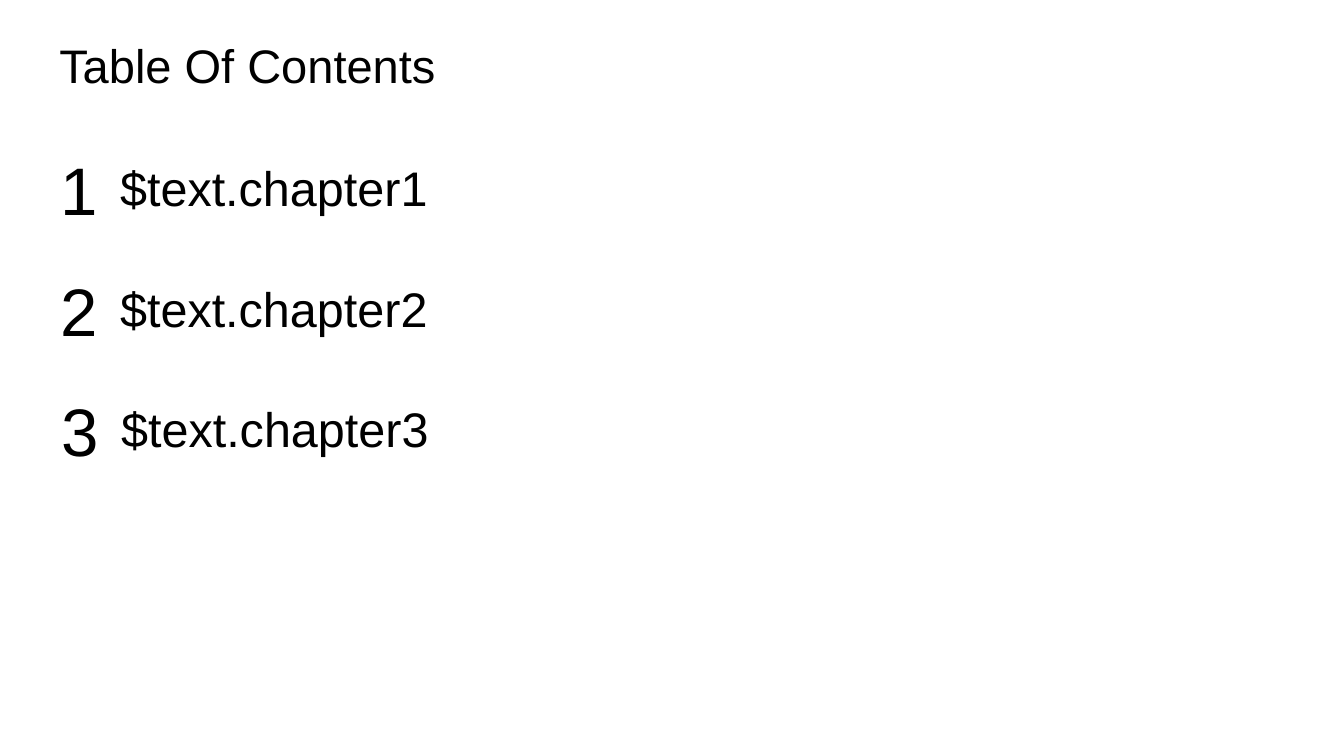
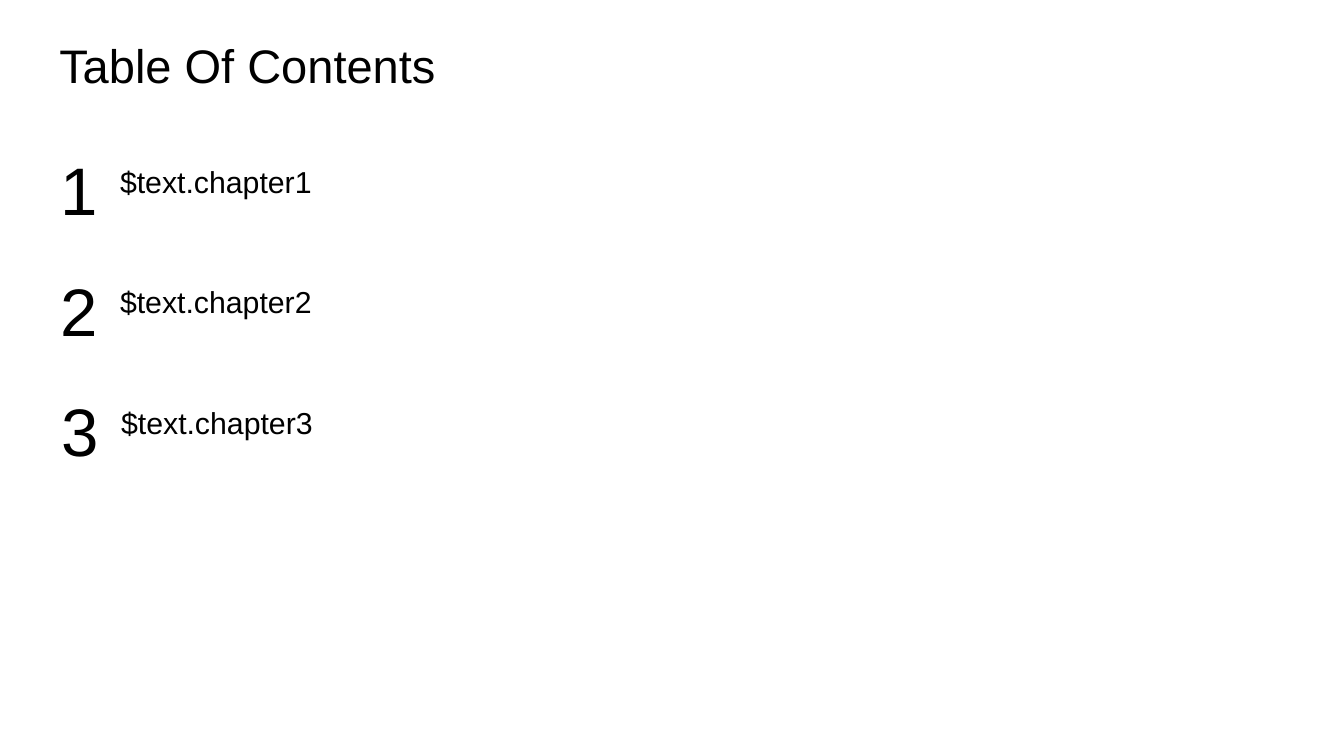
Before and after one commit to jeremyvet/ai-slides, a slide deck: slide 8 of themes/blanktheme.pptx. Drawn at 1344x756 pixels with LibreOffice and Linux fonts; fonts in the diff are those of the drawing. Boxes give left, top, right and bottom in pixels: in the first picture for what was removed or moved away, otherwise in the second. Text is boxed around its words. In the diff, an @@ line names an element or a change of style, - is before the commit and + after.

```diff
--- a/themes/blanktheme.pptx
+++ b/themes/blanktheme.pptx
@@ size 26 to 16.2 pt; line spacing 1.15 to 0.95 in 3 elements at [120,170,312,199], [120,290,312,319], [121,411,313,440] @@
```
Also in this commit, not shown: 3 other slides changed, 1 slide added, 11 other files.
